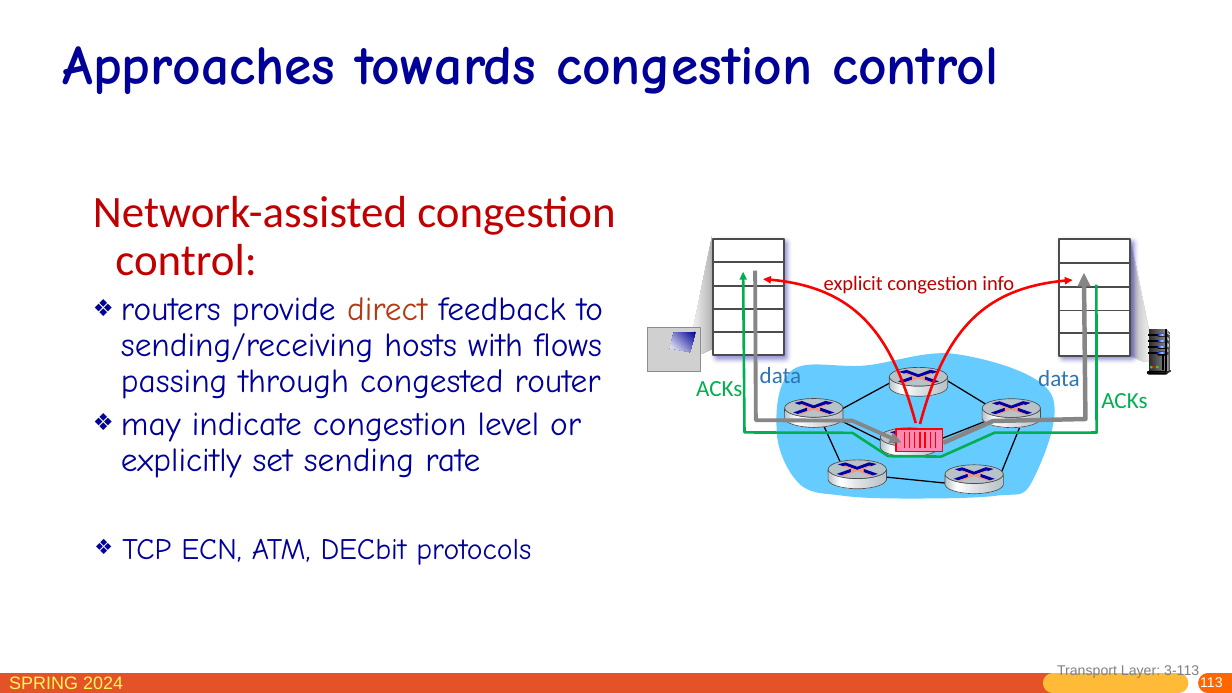
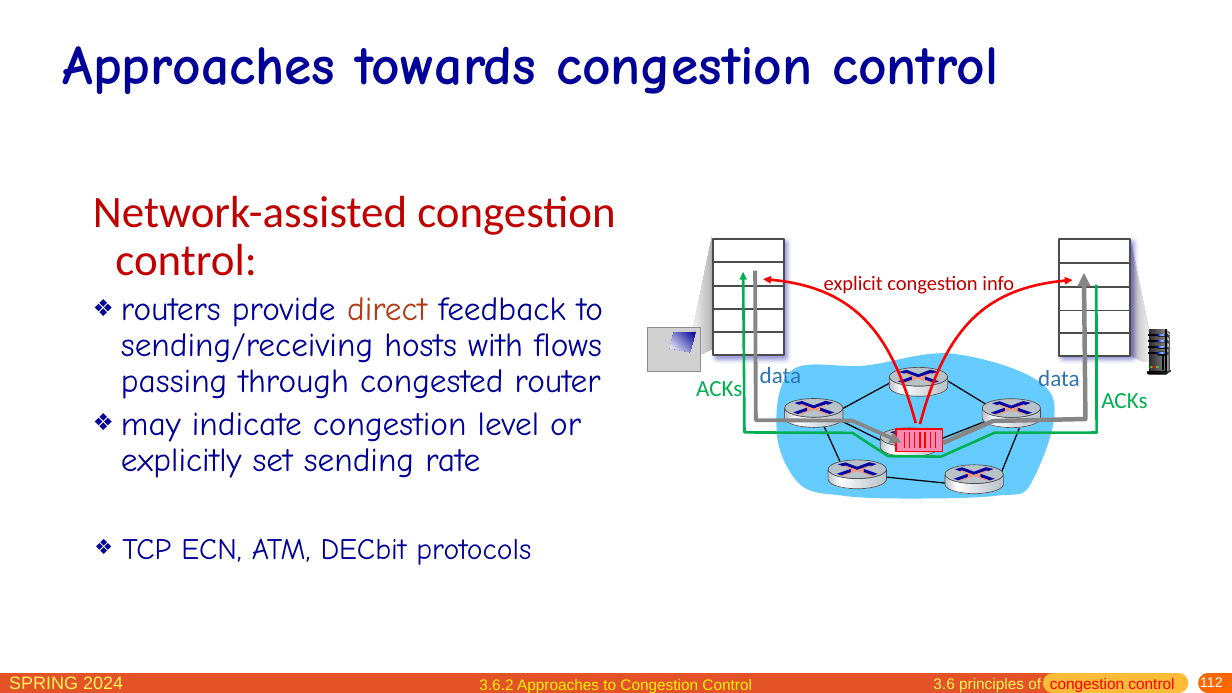
Before and after one commit to network-whu/slides, a slide deck: slide 112 of pptx/chapter3.pptx (slide 113 before the commit). Drawn at 1232x693 pixels with LibreOffice and Linux fonts; fonts in the diff are those of the drawing; grey boxes stand for pictures. Boxes give left, top, right and bottom in pixels: in the first picture for what was removed or moved away, otherwise in the second. Text is boxed around its words. In the diff, an @@ line names an element or a change of style, - is before the commit and + after.

```diff
--- a/pptx/chapter3.pptx
+++ b/pptx/chapter3.pptx
@@ text added at box(479, 679, 752, 693), 12 pt, text #FFF105 @@
+3.6.2 Approaches to Congestion Control
@@ text added at box(933, 678, 1174, 692), 12 pt, text #FF0000 @@
+3.6 principles of congestion control
@@ text removed at box(1057, 663, 1223, 691) @@
-Transport Layer: 3-113
@@ page number at box(1200, 676, 1223, 691): text changed @@
-113
+112
```
Also in this commit, not shown: 21 other slides changed, 3 slides removed.
